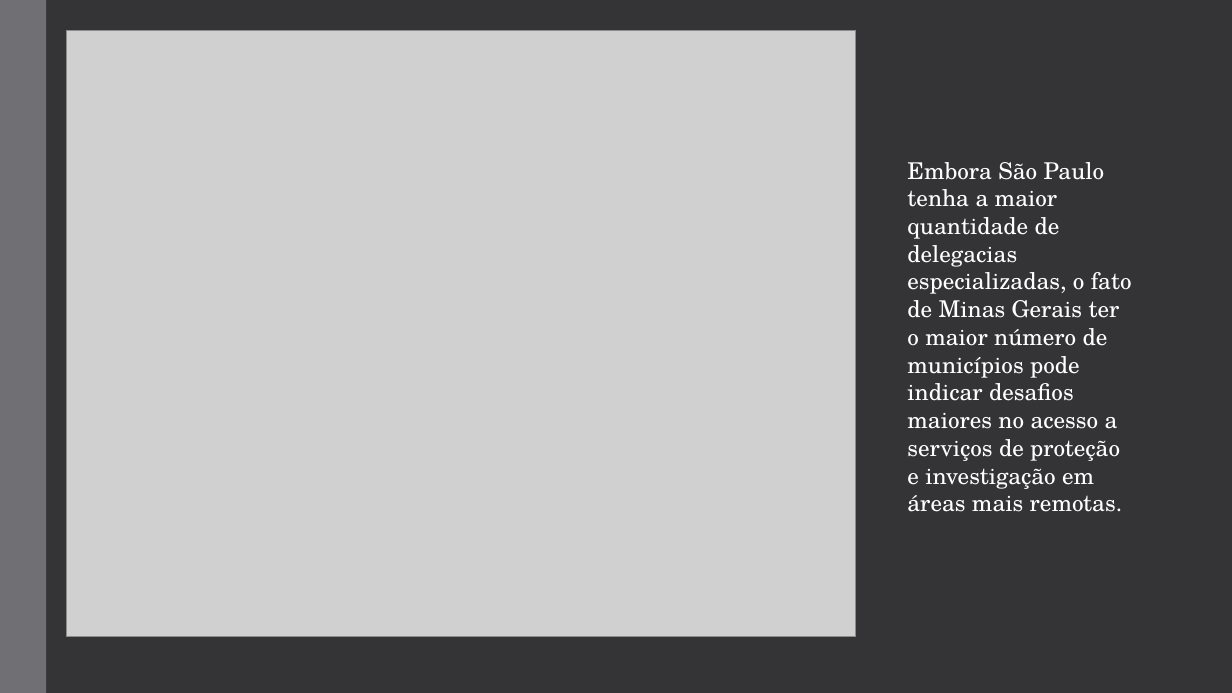
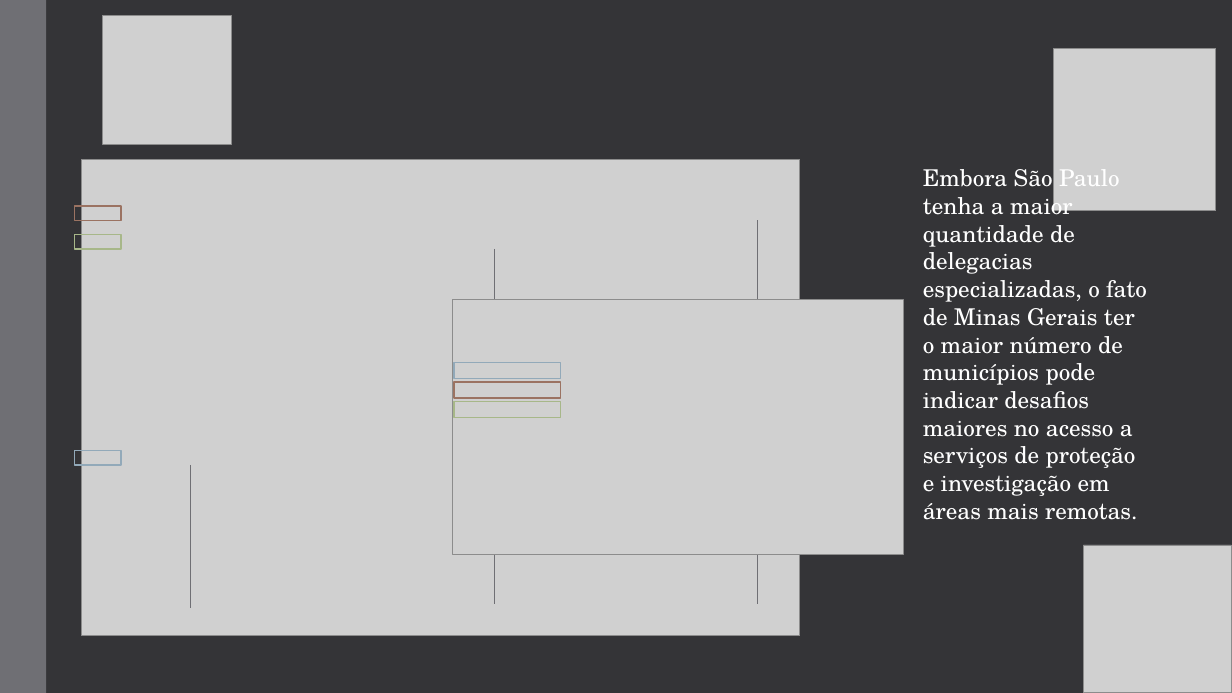
Before and after one commit to CarolyneS14/on33-python-s17-s18-projeto-final, a slide deck: slide 5 of on33-python-s17-s18-projeto-final (Estatística Criminal do Feminicídio nas Unidades da Federação).pptx (slide 4 before the commit). Drawn at 1232x693 pixels with LibreOffice and Linux fonts; fonts in the diff are those of the drawing; grey boxes stand for pictures. Boxes give left, top, right and bottom in pixels: in the first picture for what was removed or moved away, otherwise in the second. Text is boxed around its words. In the diff, an @@ line names an element or a change of style, - is before the commit and + after.

```diff
--- a/on33-python-s17-s18-projeto-final (Estatística Criminal do Feminicídio nas Unidades da Federação).pptx
+++ b/on33-python-s17-s18-projeto-final (Estatística Criminal do Feminicídio nas Unidades da Federação).pptx
@@ picture added at box(103, 16, 231, 144) @@
@@ picture added at box(1054, 48, 1216, 211) @@
@@ picture: place and size @@
-picture at box(67, 30, 857, 637)
+picture at box(81, 159, 799, 636)
@@ text "Embora São Paulo tenha a ...": place and size @@
-text "Embora São Paulo tenha a ..." at box(907, 162, 1132, 512)
+text "Embora São Paulo tenha a ..." at box(923, 169, 1147, 520)
@@ rectangle added at box(75, 206, 122, 221), outline #9B7362 1.1 pt @@
@@ rectangle added at box(75, 235, 122, 250), outline #A7B789 1.1 pt @@
@@ line added from (758, 221) to (758, 604), #6F6F74 0.75 pt @@
@@ line added from (494, 249) to (494, 604), #6F6F74 0.75 pt @@
@@ picture added at box(452, 299, 903, 555) @@
@@ rectangle added at box(454, 362, 561, 378), outline #92A9B9 1.1 pt @@
@@ rectangle added at box(454, 382, 561, 397), outline #9B7362 1.1 pt @@
@@ rectangle added at box(454, 402, 561, 418), outline #A7B789 1.1 pt @@
@@ rectangle added at box(75, 451, 122, 466), outline #92A9B9 1.1 pt @@
@@ line added from (190, 465) to (190, 608), #6F6F74 0.75 pt @@
@@ picture added at box(1084, 545, 1232, 693) @@
```
Also in this commit, not shown: 6 other slides changed, 2 slides added, 1 slide removed, 20 other files.
